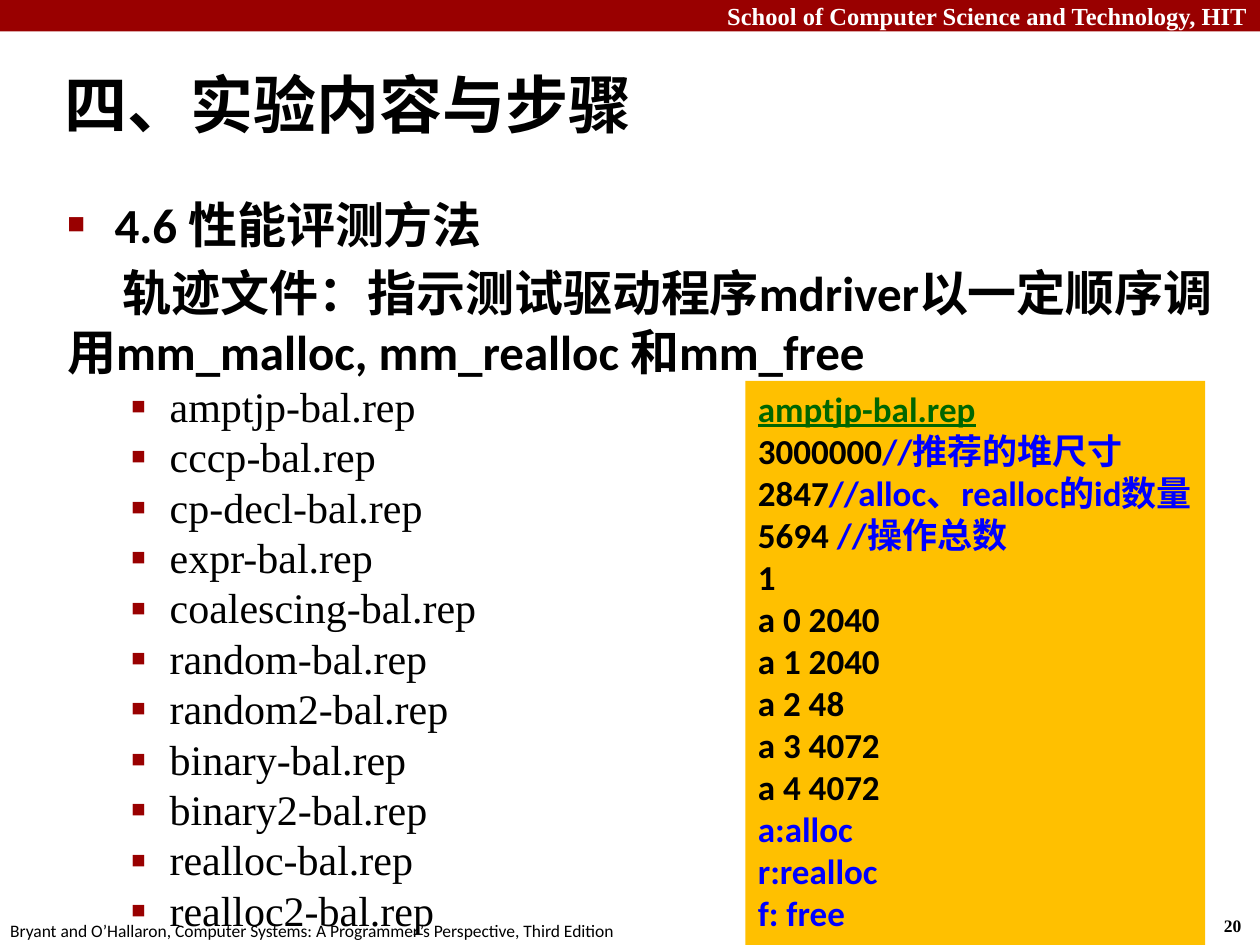
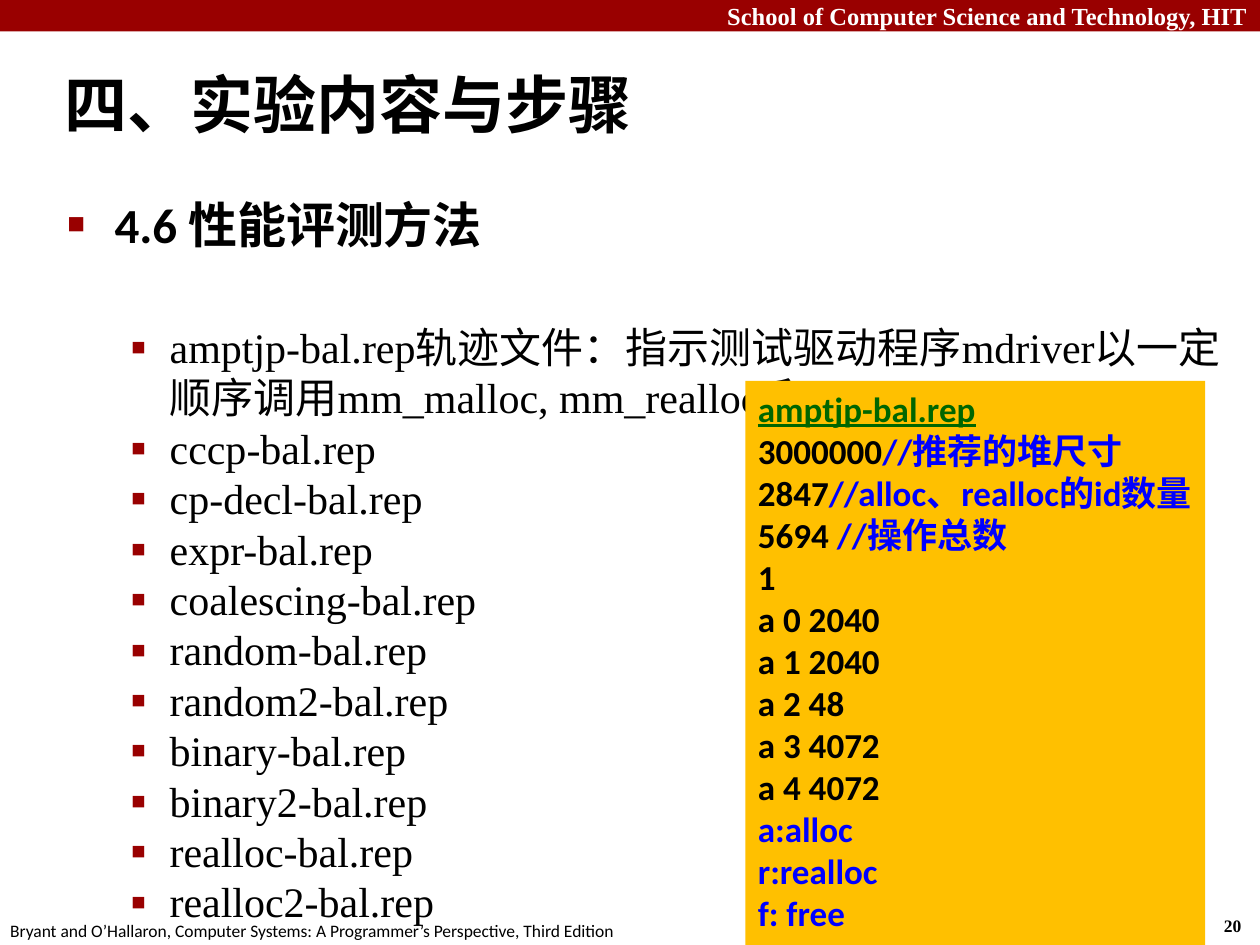
Before and after one commit to Linny-Y/HIT-CSAPP, a slide deck: slide 20 of Lab/Lab08_malloc/HITCS-Lab8-malloc.pptx. Drawn at 1260x945 pixels with LibreOffice and Linux fonts; fonts in the diff are those of the drawing. Boxes give left, top, right and bottom in pixels: in the first picture for what was removed or moved away, otherwise in the second. Text is boxed around its words. In the diff, an @@ line names an element or a change of style, - is before the commit and + after.

```diff
--- a/Lab/Lab08_malloc/HITCS-Lab8-malloc.pptx
+++ b/Lab/Lab08_malloc/HITCS-Lab8-malloc.pptx
@@ text at [170,330,1221,424]: text changed; size 28 to 24 pt; font Calibri to Times New Roman; bold off @@
-轨迹文件：指示测试驱动程序mdriver以一定顺序调用mm_malloc, mm_realloc 和mm_free
-  ▪ amptjp-bal.rep
+  ▪ amptjp-bal.rep轨迹文件：指示测试驱动程序mdriver以一定顺序调用mm_malloc, mm_realloc 和mm_free
```
Also in this commit, not shown: 28 other files.
